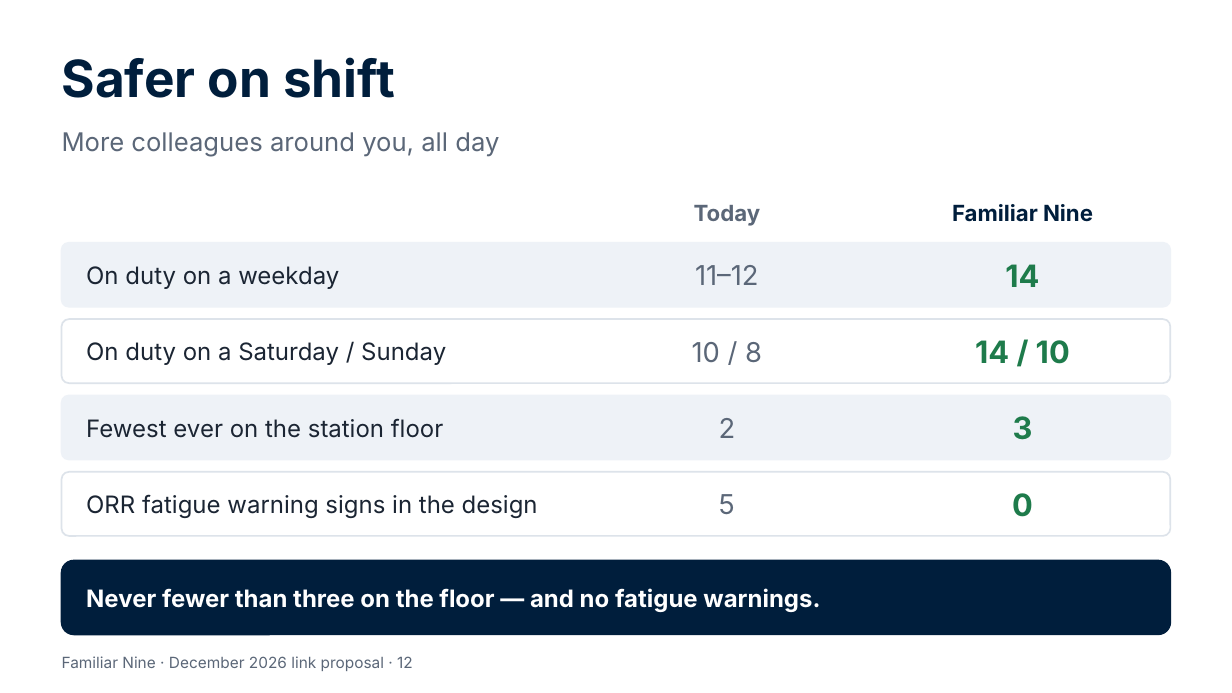
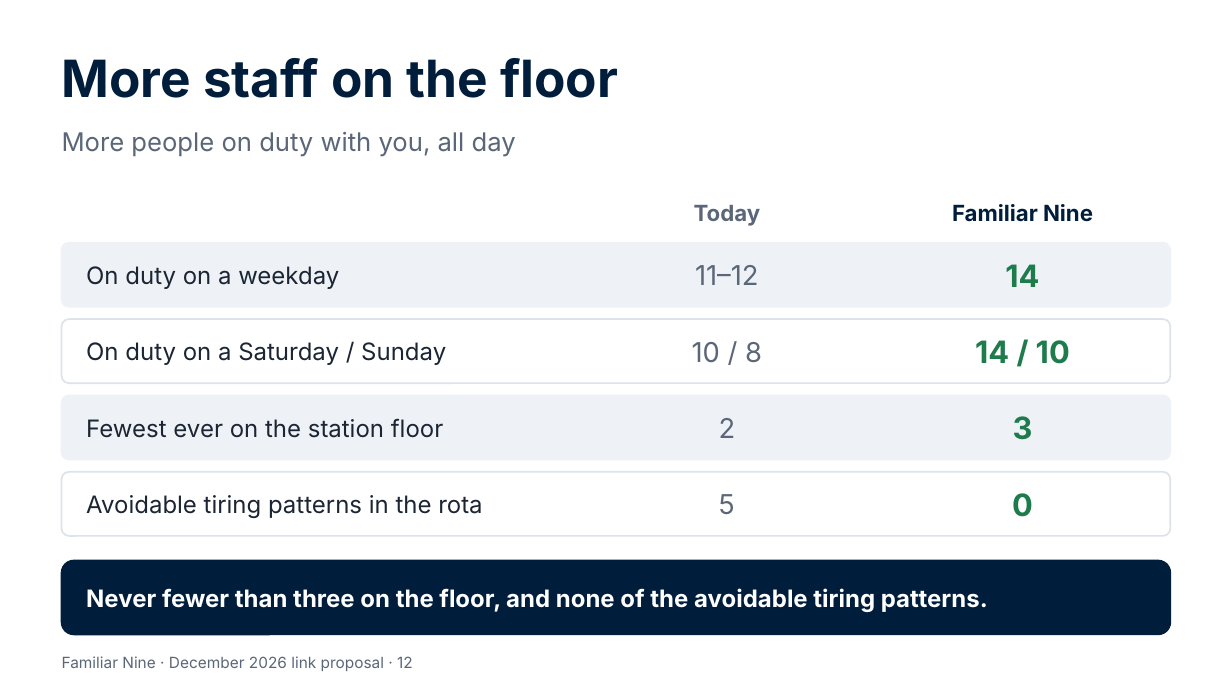
Before and after one commit to Garethdavidmiller/roster-app, a slide deck: slide 12 of docs/proposals/presentations/Familiar-Nine-for-colleagues.pptx. Drawn at 1232x693 pixels with LibreOffice and Linux fonts; fonts in the diff are those of the drawing. Boxes give left, top, right and bottom in pixels: in the first picture for what was removed or moved away, otherwise in the second. Text is boxed around its words. In the diff, an @@ line names an element or a change of style, - is before the commit and + after.

```diff
--- a/docs/proposals/presentations/Familiar-Nine-for-colleagues.pptx
+++ b/docs/proposals/presentations/Familiar-Nine-for-colleagues.pptx
@@ text at box(62, 58, 618, 98): text changed @@
-Safer on shift
+More staff on the floor
@@ text at box(62, 132, 516, 157): text changed @@
-More colleagues around you, all day
+More people on duty with you, all day
@@ text at box(86, 495, 482, 518): text changed @@
-ORR fatigue warning signs in the design
+Avoidable tiring patterns in the rota
@@ text at box(86, 588, 988, 612): text changed @@
-Never fewer than three on the floor — and no fatigue warnings.
+Never fewer than three on the floor, and none of the avoidable tiring patterns.
```
Also in this commit, not shown: 6 other slides changed, 5 other files.
